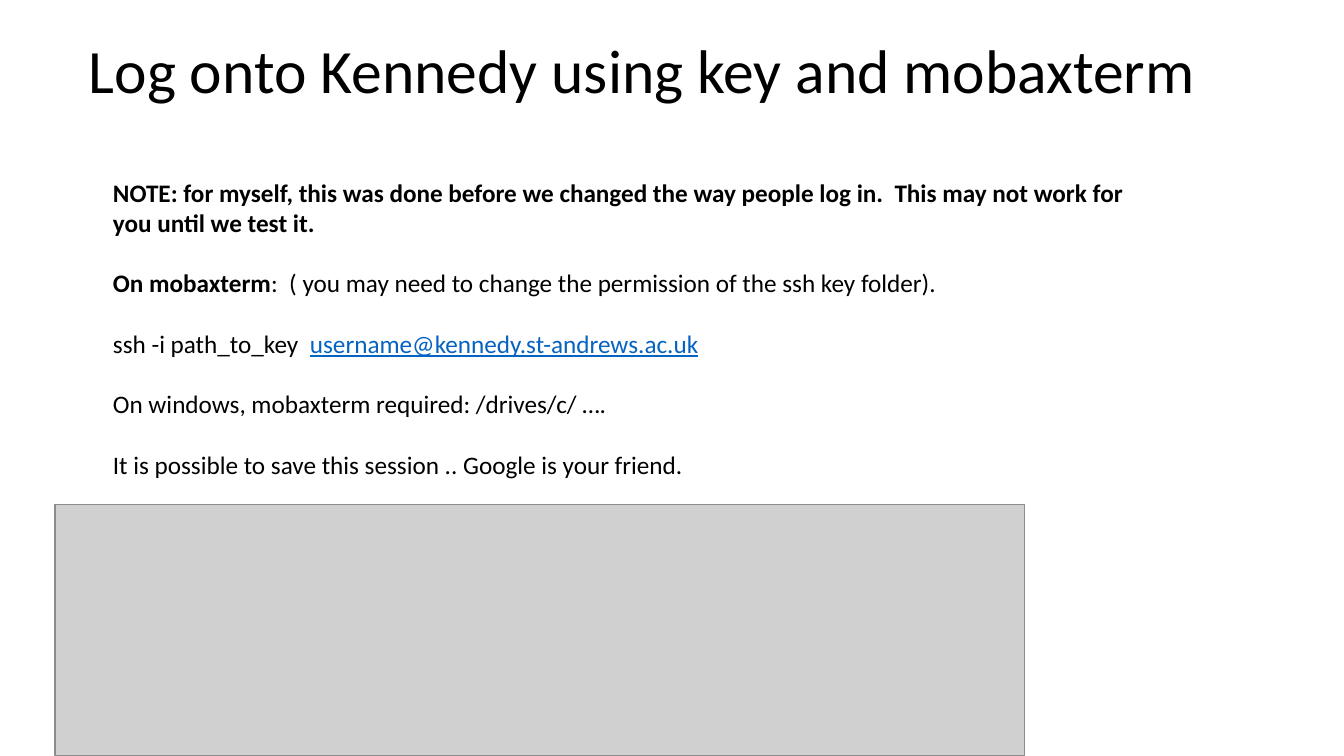
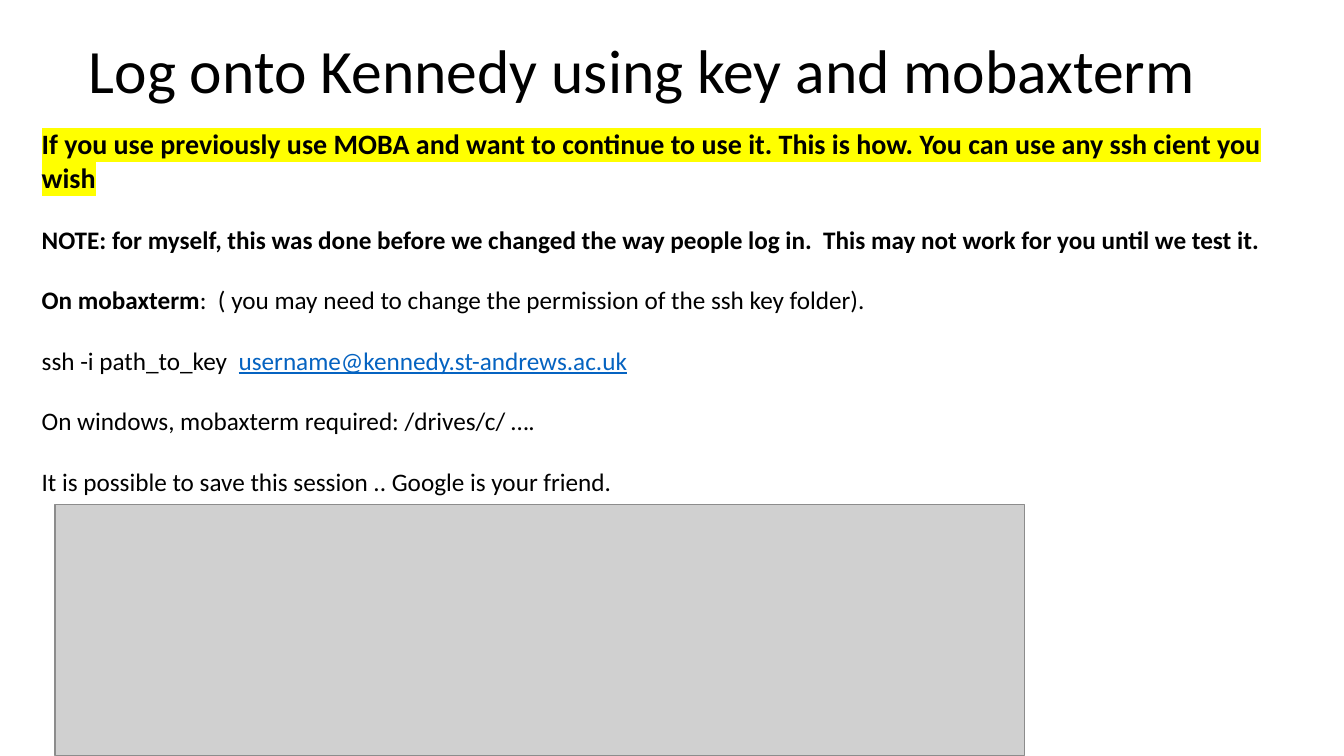
Before and after one commit to peterthorpe5/How_to_use_Kennedy_HPC, a slide deck: slide 7 of kenedy_getting_started-V1.pptx. Drawn at 1344x756 pixels with LibreOffice and Linux fonts; fonts in the diff are those of the drawing; grey boxes stand for pictures. Boxes give left, top, right and bottom in pixels: in the first picture for what was removed or moved away, otherwise in the second. Text is boxed around its words. In the diff, an @@ line names an element or a change of style, - is before the commit and + after.

Commit message:
updates

```diff
--- a/kenedy_getting_started-V1.pptx
+++ b/kenedy_getting_started-V1.pptx
@@ text "If you use previously use ...": place and size @@
-text "If you use previously use ..." at [113,184,1123,479]
+text "If you use previously use ..." at [42,134,1260,496]
@@ text at [42,134,1260,189]: paragraph added @@
+If you use previously use MOBA and want to continue to use it. This is how. You can use any ssh cient you wish
```
Also in this commit, not shown: 1 other slide changed.
